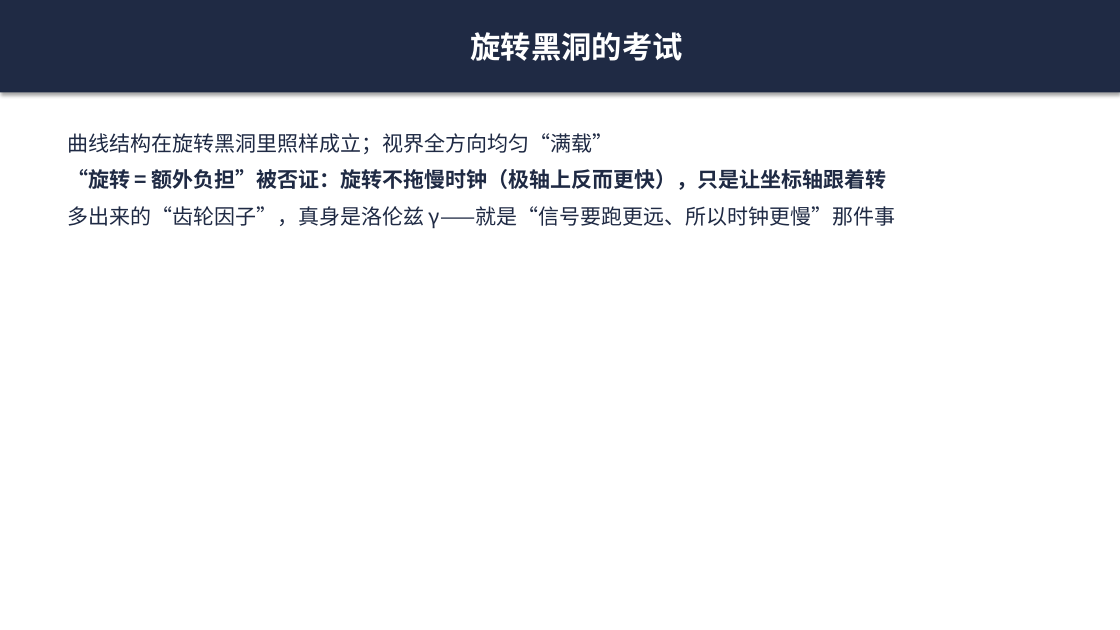
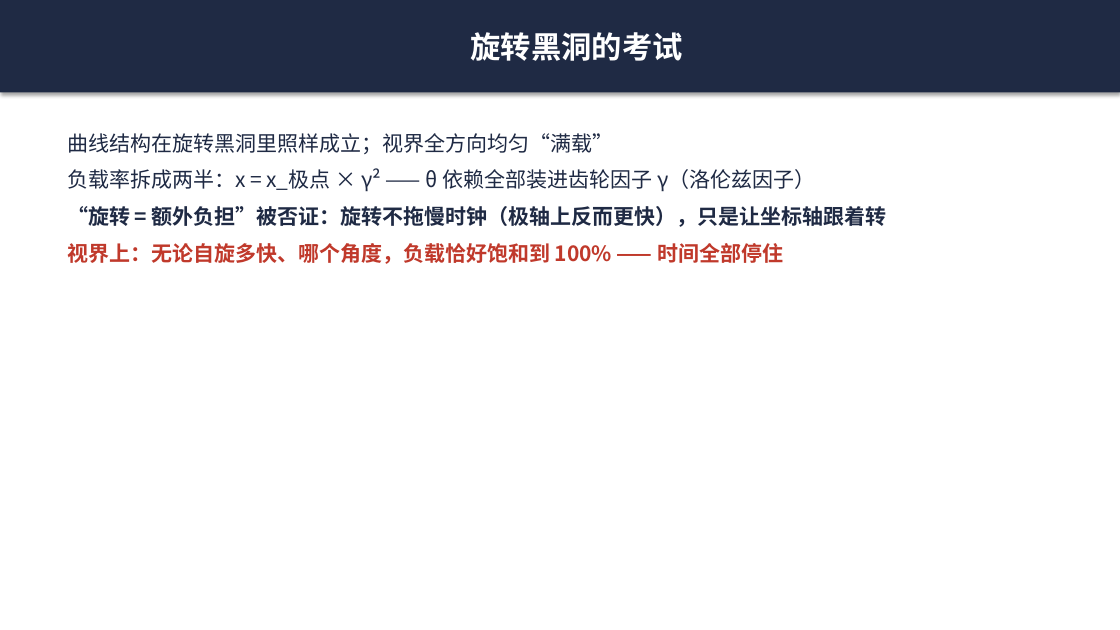
Before and after one commit to purelover/load-capacity-time-dilation, a slide deck: slide 7 of plain-language-slides.pptx. Drawn at 1120x630 pixels with LibreOffice and Linux fonts; fonts in the diff are those of the drawing. Boxes give left, top, right and bottom in pixels: in the first picture for what was removed or moved away, otherwise in the second. Text is boxed around its words. In the diff, an @@ line names an element or a change of style, - is before the commit and + after.

```diff
--- a/plain-language-slides.pptx
+++ b/plain-language-slides.pptx
@@ text at (67,168,815,192): paragraph added @@
+负载率拆成两半：x = x_极点 × γ² —— θ 依赖全部装进齿轮因子 γ（洛伦兹因子）
@@ text at (67,243,783,264): text changed; text colour #1F2A44 to #C0392B; bold on @@
-多出来的“齿轮因子”，真身是洛伦兹 γ——就是“信号要跑更远、所以时钟更慢”那件事
+视界上：无论自旋多快、哪个角度，负载恰好饱和到 100% —— 时间全部停住
```
Also in this commit, not shown: 2 other slides changed, 1 other file.
